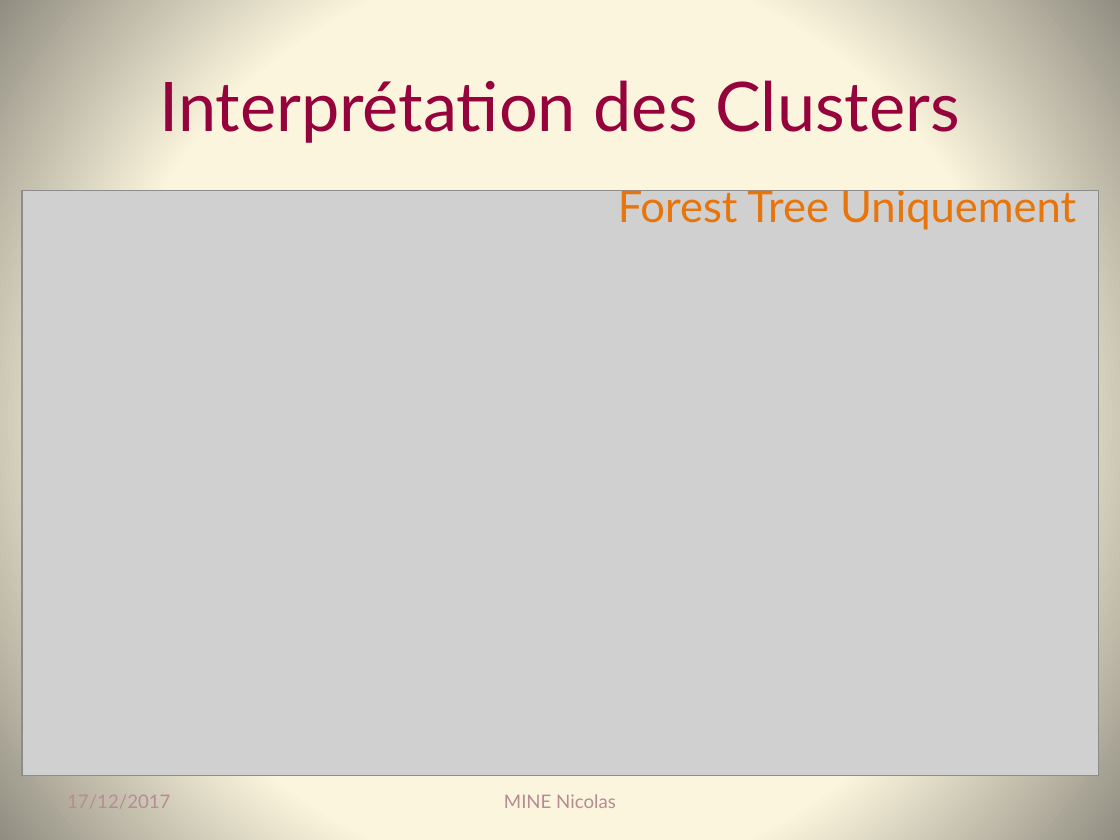
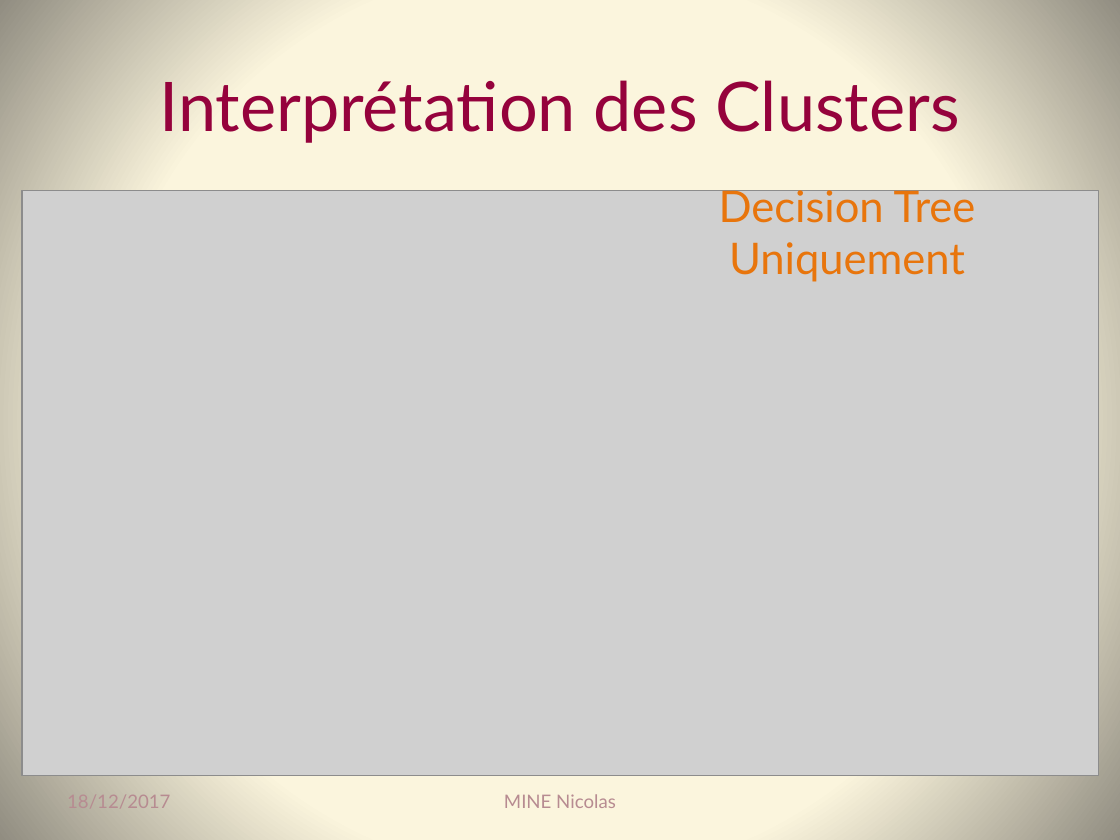
Before and after one commit to Coni63/OC_DS, a slide deck: slide 22 of P5/Presentation_projet_5.pptx. Drawn at 1120x840 pixels with LibreOffice and Linux fonts; fonts in the diff are those of the drawing; grey boxes stand for pictures. Boxes give left, top, right and bottom in pixels: in the first picture for what was removed or moved away, otherwise in the second. Text is boxed around its words. In the diff, an @@ line names an element or a change of style, - is before the commit and + after.

```diff
--- a/P5/Presentation_projet_5.pptx
+++ b/P5/Presentation_projet_5.pptx
@@ text at <box>719,184,976,282</box>: text changed @@
-Forest Tree Uniquement
+Decision Tree Uniquement
@@ text at <box>67,795,170,808</box>: text changed @@
-17/12/2017
+18/12/2017
```
Also in this commit, not shown: 25 other slides changed.
